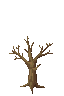
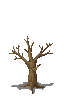
Before/after of a 64 x 96 layered artwork. What changed in the layer stack:
added layer "shadow copy" (50%) above "shadow" over <box>11,82,54,94</box>
